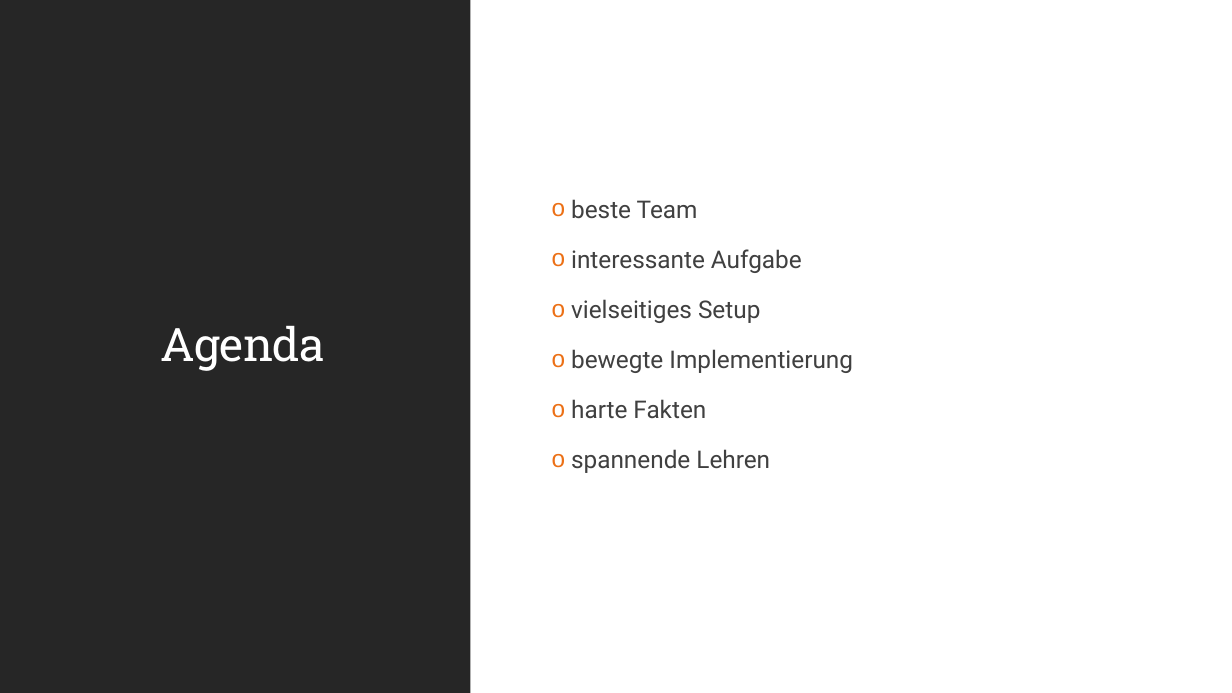
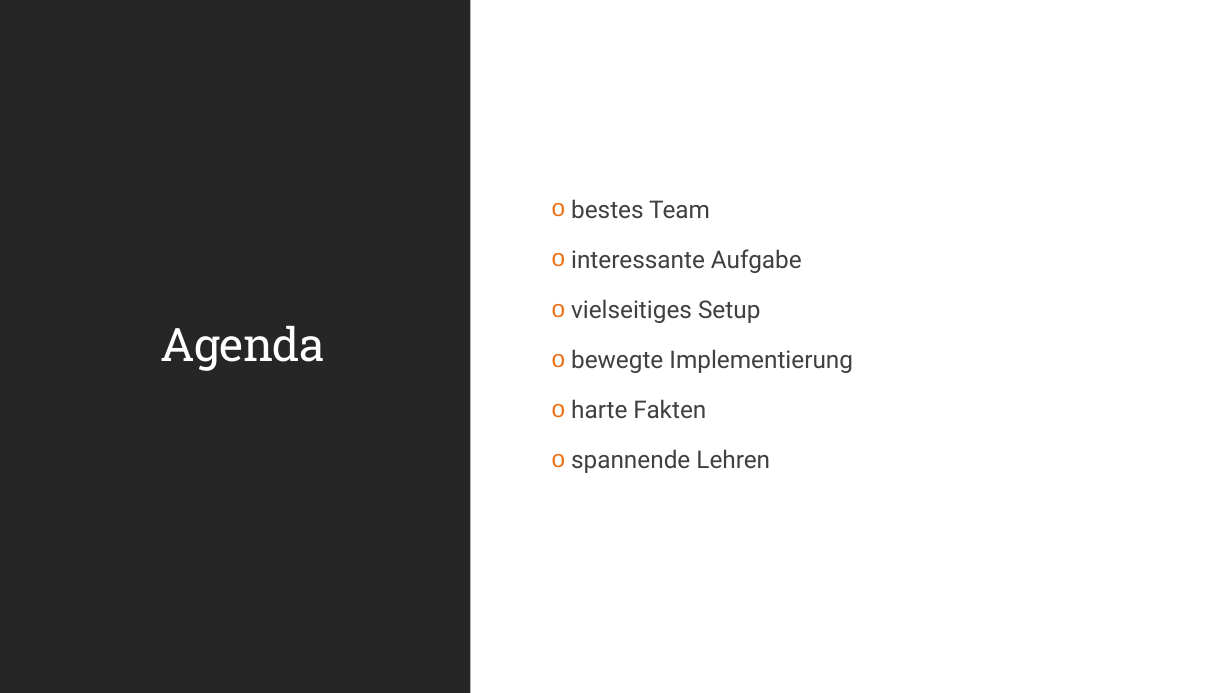
Before and after one commit to flyingcodeman/TM22_SoftwareEngineering_Gruppe2, a slide deck: slide 2 of Finale_Abgabe/Schiffe_versenken.pptx. Drawn at 1232x693 pixels with LibreOffice and Linux fonts; fonts in the diff are those of the drawing. Boxes give left, top, right and bottom in pixels: in the first picture for what was removed or moved away, otherwise in the second. Text is boxed around its words. In the diff, an @@ line names an element or a change of style, - is before the commit and + after.

```diff
--- a/Finale_Abgabe/Schiffe_versenken.pptx
+++ b/Finale_Abgabe/Schiffe_versenken.pptx
@@ text at box(571, 199, 710, 219): text changed @@
-o beste Team
+o bestes Team
```
Also in this commit, not shown: 4 other slides changed, 11 other files.
